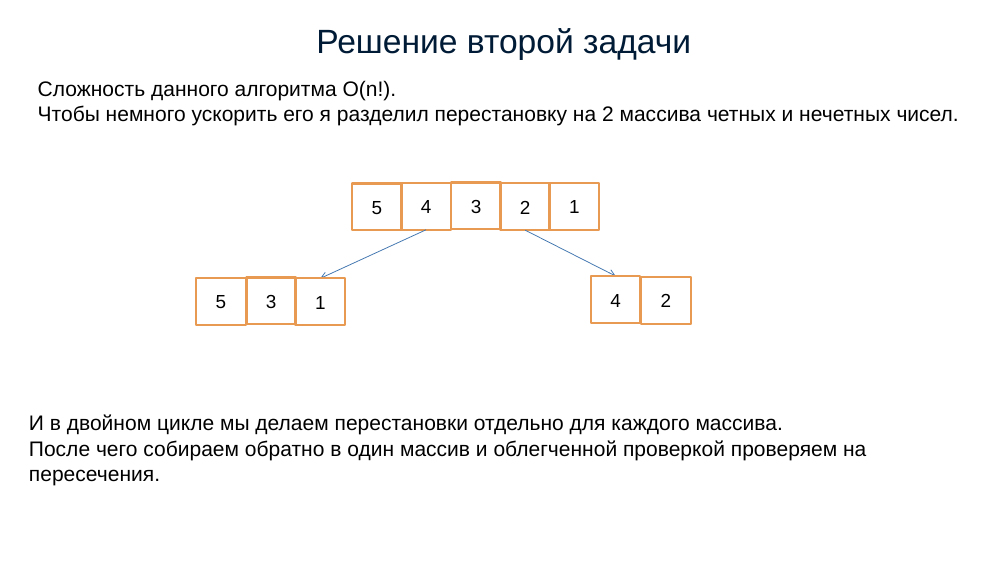
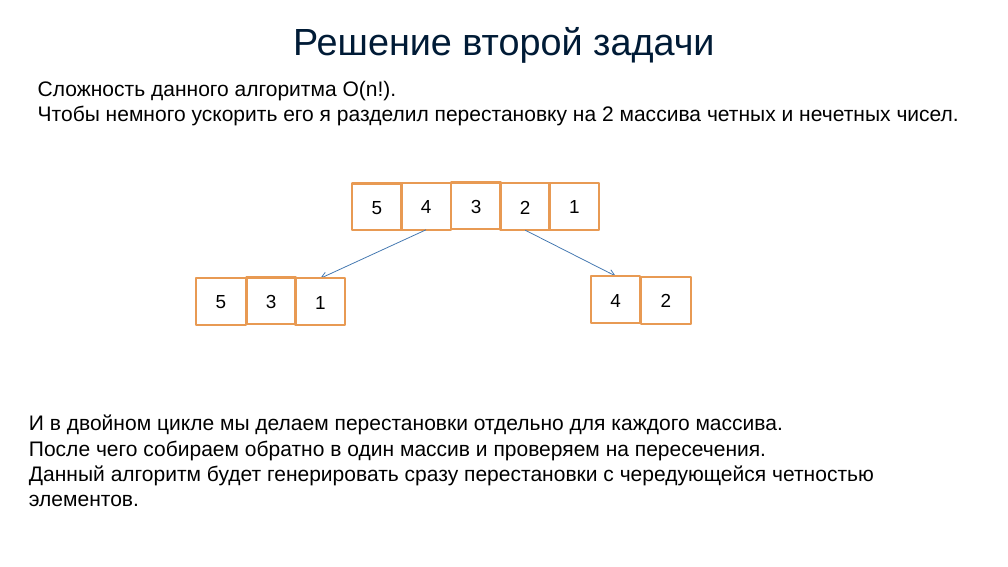
Before and after one commit to simonvar/Meanders, a slide deck: slide 8 of documents/presentation.pptx. Drawn at 1008x567 pixels with LibreOffice and Linux fonts; fonts in the diff are those of the drawing. Boxes give left, top, right and bottom in pixels: in the first picture for what was removed or moved away, otherwise in the second. Text is boxed around its words. In the diff, an @@ line names an element or a change of style, - is before the commit and + after.

```diff
--- a/documents/presentation.pptx
+++ b/documents/presentation.pptx
@@ title "Решение второй задачи" at bbox=[293, 27, 714, 62]: size 32 to 36 pt @@
@@ text at bbox=[29, 440, 874, 507]: text changed @@
-После чего собираем обратно в один массив и облегченной проверкой проверяем на пересечения.
+После чего собираем обратно в один массив и проверяем на пересечения.
+Данный алгоритм будет генерировать сразу перестановки с чередующейся четностью элементов.
```
Also in this commit, not shown: 6 other slides changed, 6 other files.
